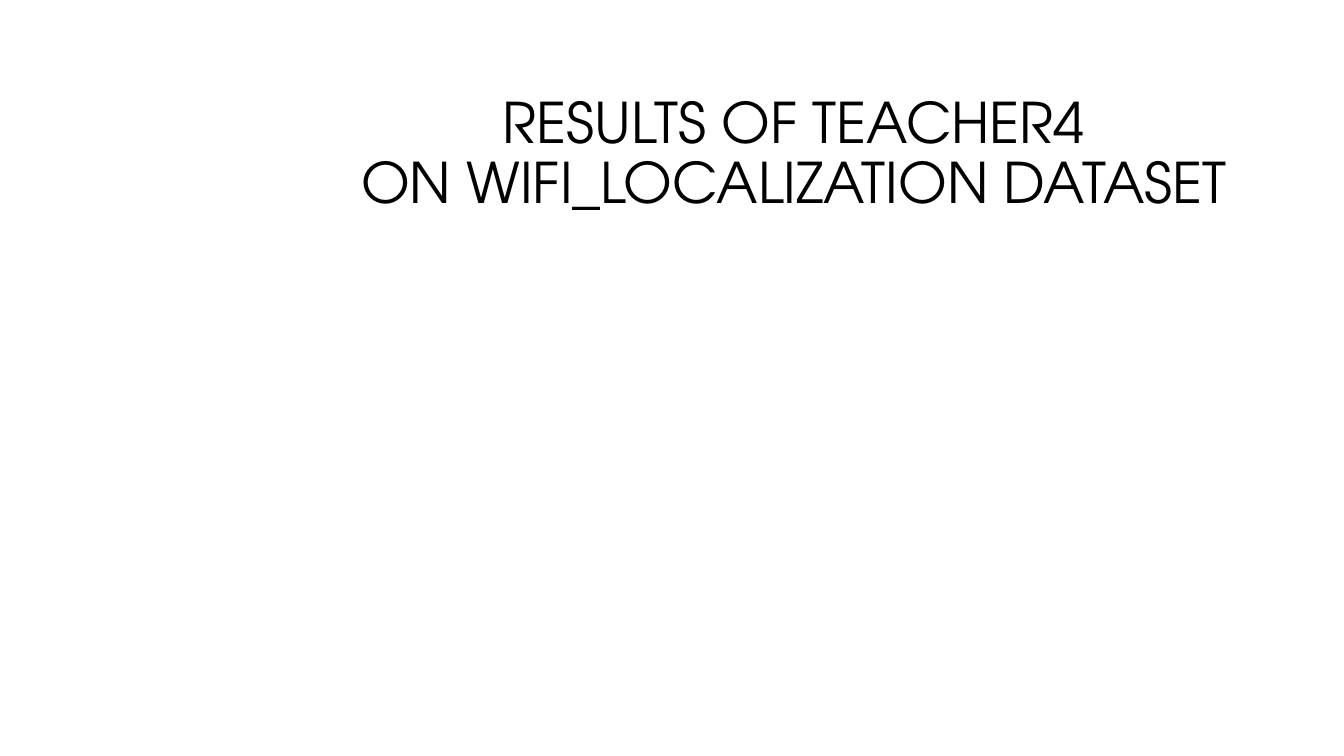
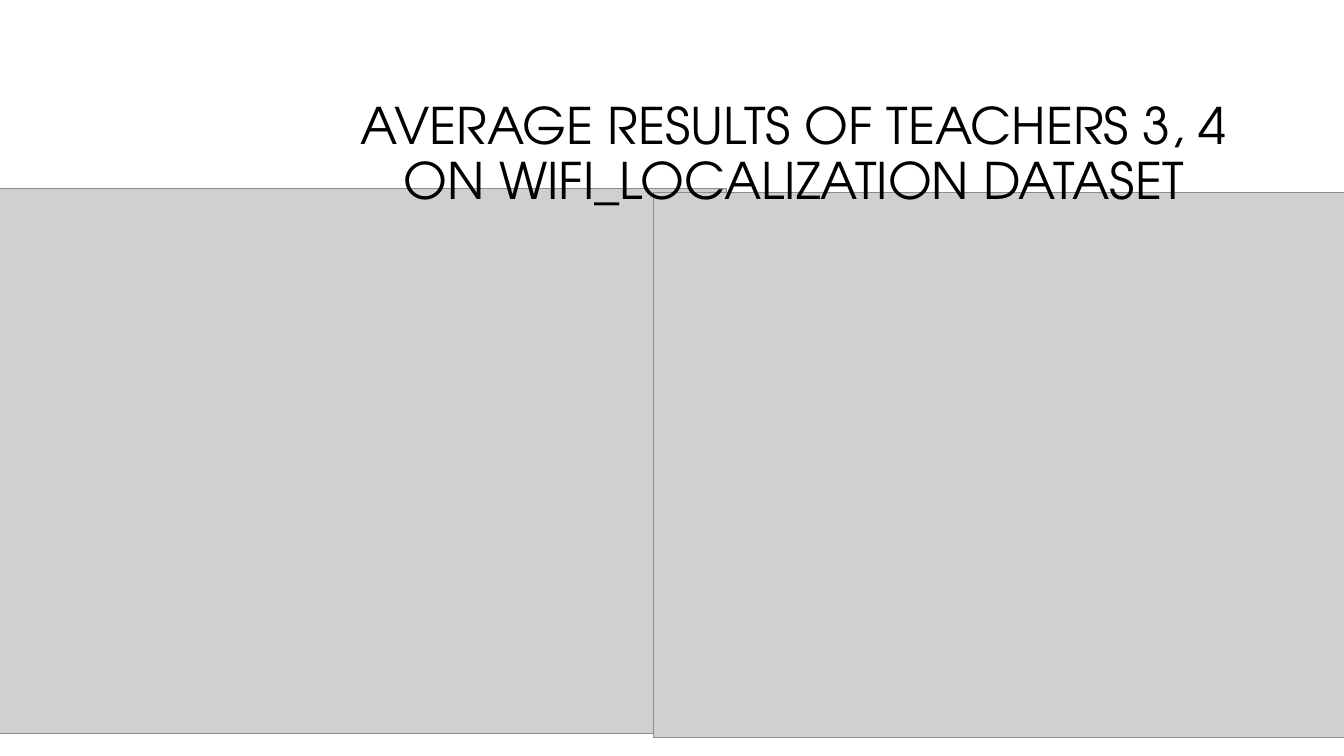
Before and after one commit to nivyosef12/Data-Analysis-Learning-with-Explanations, a slide deck: slide 12 of data_analysis_presentation_206100968_311128847.pptx (slide 13 before the commit). Drawn at 1344x756 pixels with LibreOffice and Linux fonts; fonts in the diff are those of the drawing; grey boxes stand for pictures; background and template pictures are left out. Boxes give left, top, right and bottom in pixels: in the first picture for what was removed or moved away, otherwise in the second. Text is boxed around its words. In the diff, an @@ line names an element or a change of style, - is before the commit and + after.

```diff
--- a/data_analysis_presentation_206100968_311128847.pptx
+++ b/data_analysis_presentation_206100968_311128847.pptx
@@ title at (361, 106, 1227, 223): text changed; size 40 to 36 pt @@
-RESULTS OF TEACHER4
-ON WIFI_LOCALIZATION DATASET
+AVERAGE RESULTS OF TEACHERS 3, 4
+ON WIFI_LOCALIZATION DATASET
@@ picture added at (0, 189, 727, 733) @@
@@ picture added at (654, 193, 1344, 737) @@
```
Also in this commit, not shown: 5 other slides changed, 2 slides added, 3 slides removed, 1 other file.
